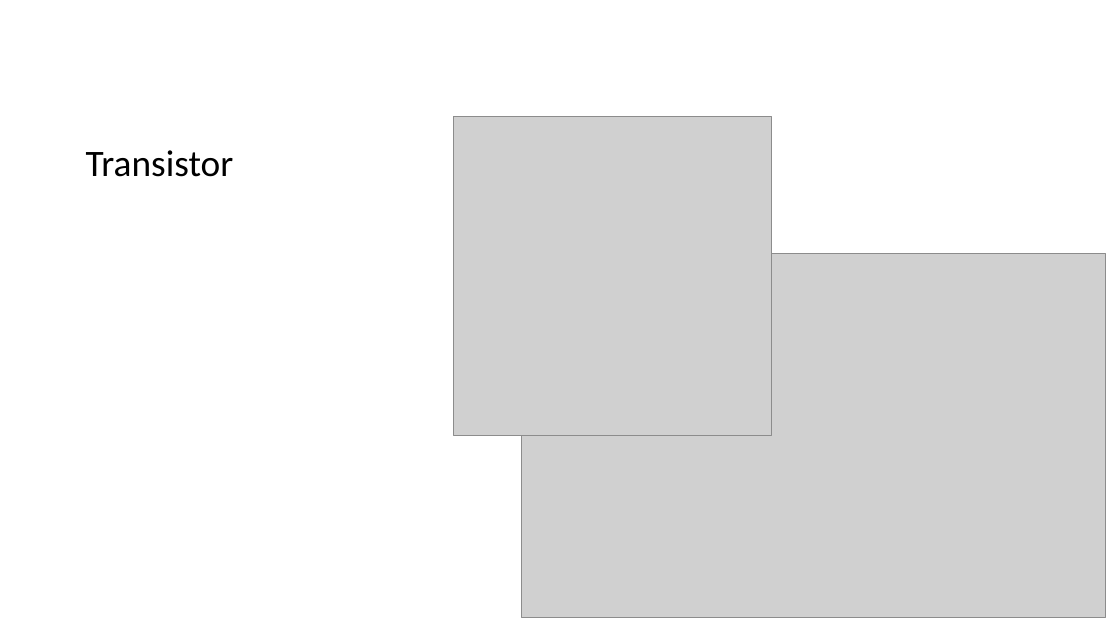
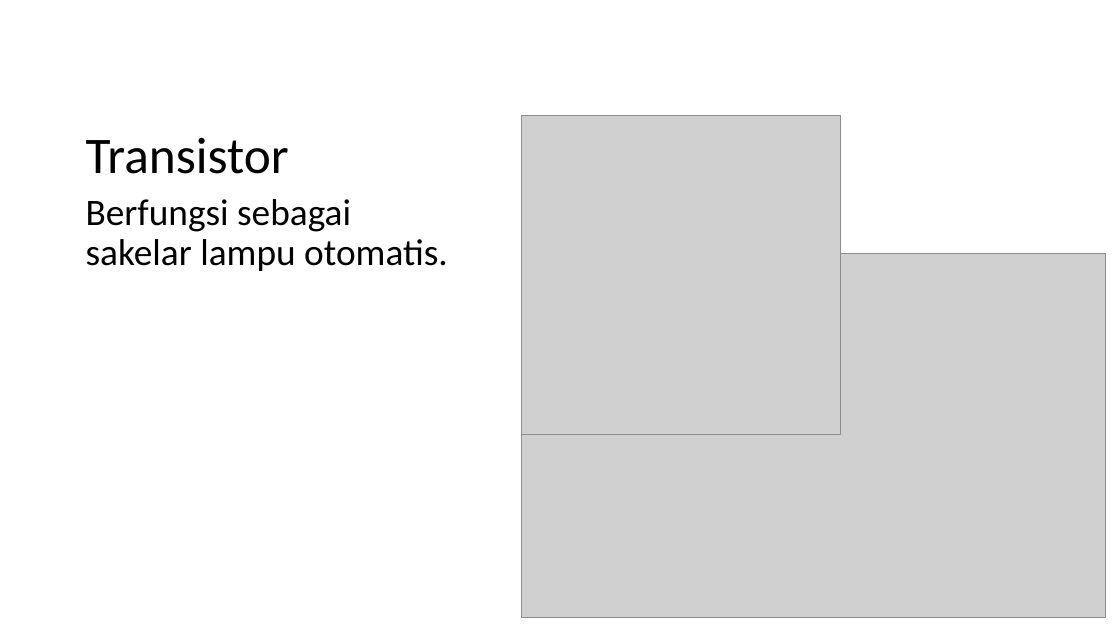
Before and after one commit to rizkywidianto12/Elektronika, a slide deck: slide 6 of Lampu Tenaga Surya/presentasi.pptx. Drawn at 1120x630 pixels with LibreOffice and Linux fonts; fonts in the diff are those of the drawing; grey boxes stand for pictures. Boxes give left, top, right and bottom in pixels: in the first picture for what was removed or moved away, otherwise in the second. Text is boxed around its words. In the diff, an @@ line names an element or a change of style, - is before the commit and + after.

```diff
--- a/Lampu Tenaga Surya/presentasi.pptx
+++ b/Lampu Tenaga Surya/presentasi.pptx
@@ title "Transistor" at bbox=[86, 137, 289, 174]: size 32 to 44 pt @@
@@ picture: place and size @@
-picture at bbox=[453, 116, 771, 435]
+picture at bbox=[522, 116, 840, 435]
@@ text added at bbox=[86, 199, 448, 271], 32 pt, text #000000 @@
+Berfungsi sebagai sakelar lampu otomatis.
```
Also in this commit, not shown: 1 other slide changed, 1 other file.
